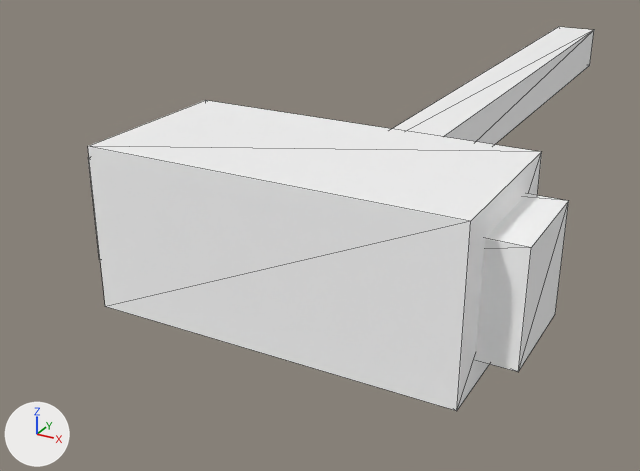
Two versions of the glTF model examples/showcase_mod/Res/figures/hm_09.glb, one commit apart.
Camera for both pictures: a 50 mm camera at (0.204, -0.784, 0.182) aimed at (-0.079, -0.269, -0.076). Arrows for +X, +Y and +Z are at lower left; the lights stay in place. The older version comes first. Mesh edges are drawn as thin lines. Where no turn or scale is listed for an object, it has been applied to the vertices. Vertices at exactly the same position are counted once.

The scene before the commit, as lines of its bpy script (objects in view):
```python
me_rh3_club09 = bpy.data.meshes.new('rh3.club09')
me_rh3_club09.from_pydata(...)  # a box spanning x -0.018..0.018, y -0.45..0.11, z -0.018..0.018; a box spanning x -0.1..0.1, y -0.47..-0.37, z -0.045..0.045; a box spanning x -0.12..0.12, y -0.45..-0.39, z -0.03..0.03
me_rh3_club09.materials.append(mat_stone_2)  # white #ffffff
ob_rh3_club09 = bpy.data.objects.new('rh3.club09', me_rh3_club09)
ob_rh3_club09.location = (0.0, 0.0, 0.0)
```
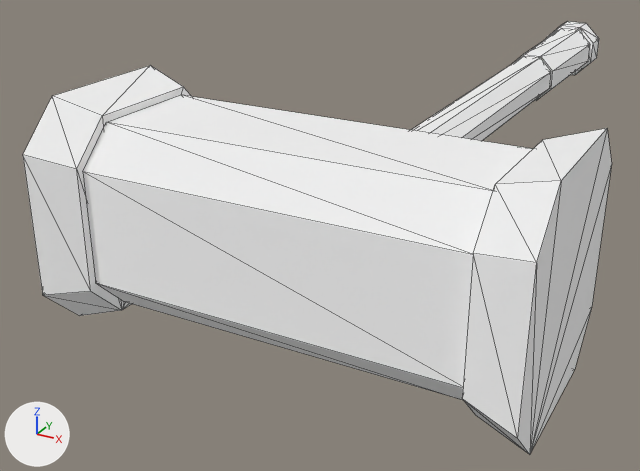
Where the change shows, as pixel boxes (x1, y1, x2, y2) in the pictures (640 x 471 px):
'rh3.club09', reshaped (16% wider, 13% taller)
    before: (88, 27, 594, 411)
    after: (23, 22, 612, 455)
part 1 of me_rh3_club09, added
    after: (545, 22, 599, 75)
part 2 of me_rh3_club09, added
    after: (515, 29, 590, 101)
part 3 of me_rh3_club09, added
    after: (412, 56, 551, 141)
part 4 of me_rh3_club09, rebuilt
    before: (88, 100, 542, 411)
    after: (83, 95, 533, 400)
part 5 of me_rh3_club09, added
    after: (23, 65, 191, 316)
part 6 of me_rh3_club09, added
    after: (462, 128, 612, 455)
part 7 of me_rh3_club09, deleted
    before: (392, 27, 594, 145)
part 8 of me_rh3_club09, deleted
    before: (88, 157, 569, 372)

Diff of the bpy script that builds the scene:
```diff
--- a/examples/showcase_mod/Res/figures/hm_09.glb.py
+++ b/examples/showcase_mod/Res/figures/hm_09.glb.py
@@ me_rh3_club09 @@
 # used by ob_rh3_club09; location = (0.0, 0.0, 0.0)
-me_rh3_club09.from_pydata(...)  # 24 vertices, 36 faces; spans x -0.12..0.12, y -0.47..0.11, z -0.045..0.045
+me_rh3_club09.from_pydata(...)  # 112 vertices, 196 faces; spans x -0.131..0.131, y -0.484..0.11, z -0.064..0.064
+# me_rh3_club09 part 1: a new loose piece, an 8-sided cylinder along y spanning x -0.023..0.023, y 0.085..0.11, z -0.023..0.023, in mat_stone_2 (white #ffffff)
+# me_rh3_club09 part 2: a new loose piece, an 8-sided cut cone along y (radius 0.021 at the low end, 0.022 at the high end) spanning x -0.02..0.02, y -0.04..0.085, z -0.02..0.02, in mat_stone_2 (white #ffffff)
+# me_rh3_club09 part 3: a new loose piece, an 8-sided cut cone along y (radius 0.018 at the low end, 0.019 at the high end) spanning x -0.018..0.018, y -0.379..-0.04, z -0.018..0.018, in mat_stone_2 (white #ffffff)
+# me_rh3_club09 part 4: the loose piece of 8 vertices spanning x -0.1..0.1, y -0.47..-0.37, z -0.045..0.045 is rebuilt with 16 vertices and now spans x -0.104..0.104, y -0.471..-0.368, z -0.052..0.052
+# me_rh3_club09 part 5: a new loose piece of 16 vertices spanning x -0.131..-0.104, y -0.484..-0.355, z -0.064..0.064, in mat_stone_2 (white #ffffff)
+# me_rh3_club09 part 6: a new loose piece of 16 vertices spanning x 0.104..0.131, y -0.484..-0.355, z -0.064..0.064, in mat_stone_2 (white #ffffff)
+# me_rh3_club09 part 7: the loose piece of 8 vertices spanning x -0.018..0.018, y -0.45..0.11, z -0.018..0.018 is deleted
+# me_rh3_club09 part 8: the loose piece of 8 vertices spanning x -0.12..0.12, y -0.45..-0.39, z -0.03..0.03 is deleted
+# other edits to the shape of me_rh3_club09 do not show in these pictures
 me_rh3_club09.materials.append(mat_stone_2)
```
